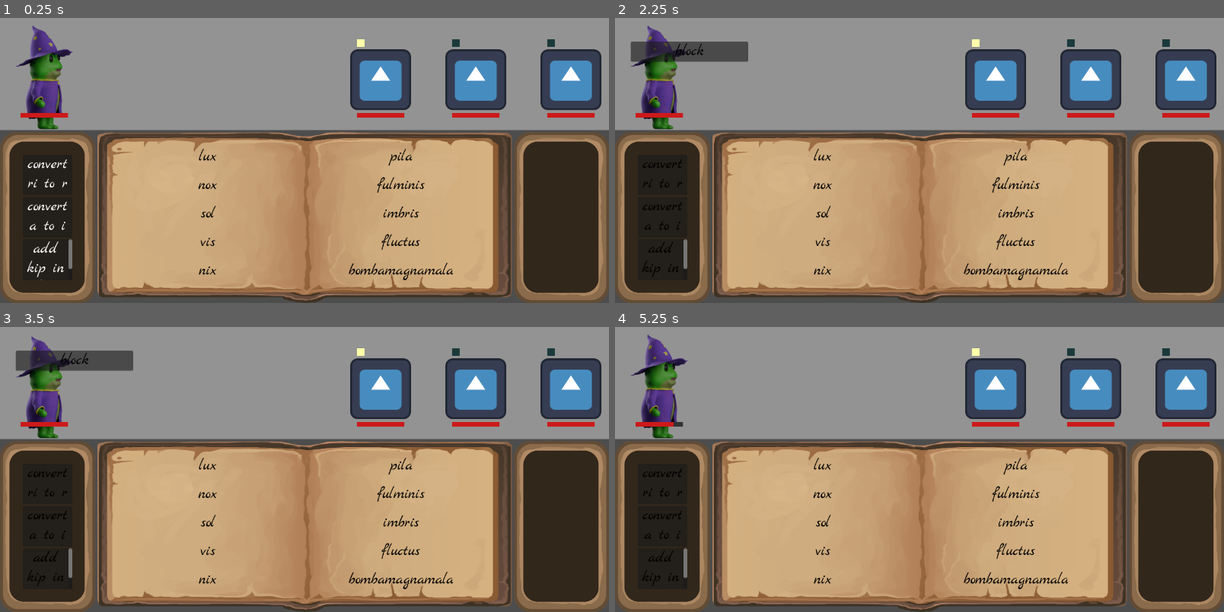
Above: before the commit, frames 1-4 (two rows, left to right).
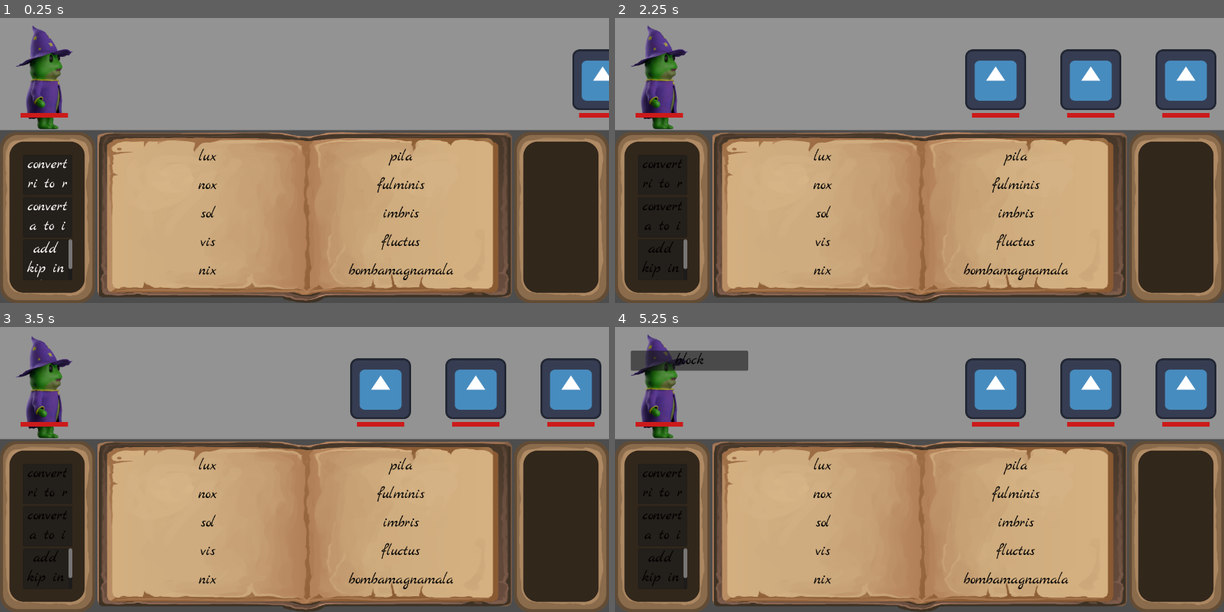
Above: after the commit, the same moments.

Repository: Jelleas/brackeys_2026
Game: Godot game, scene res://main.tscn
The game is run twice, just before and just after one commit, with the same random seed, the same clock (stepped at 60 frames per second) and the same inputs. The engine's default icon, where the game draws it, is replaced by a stand-in: a white triangle on a blue panel in a dark square.
Inputs:
- Up to frame 1 (0.25 s): no input
- Up to frame 2 (2.25 s): tap Enter at 0.5 s; tap Z at 0.6, 1.35, 2.1 s; tap Space at 0.77, 1.52 s; hold A 1.28-2.03 s
- Up to frame 3 (3.5 s): tap Z at 2.85 s; tap Space at 3.02 s
- Up to frame 4 (5.25 s): hold A from 3.53 s (still down); tap Z at 3.6, 4.35, 5.1 s; tap Space at 3.77, 4.52 s

The runs differ from the first frame. In frame 1, 6.6% of the frame differs, in the area x 57-100%, y 7-35%; in frame 2, 1.4%; in frame 3, 1.4%; in frame 4, 1.4%.

Commit message:
updated wave manager + spawner

Diff:
--- a/combat/wave_manager.gd
+++ b/combat/wave_manager.gd
@@ -4,7 +4,6 @@
 
 @export var spawner: MonsterSpawner
 @export var monsters_per_wave: int = 5
-@export var wave_delay: float = 3.0
 
 var current_wave: int = 0
 var monsters_remaining: int = 0
@@ -15,17 +14,39 @@
 
 func start_next_wave() -> void:
 	current_wave += 1
-	var configs: Array[MonsterConfigs.MonsterType] = _build_wave()
-	monsters_remaining = configs.size()
-	spawner.spawn(configs)
+	var monsters: Array[MonsterConfigs.MonsterType] = _build_wave()
+	monsters_remaining = monsters.size()
+	spawner.spawn(monsters)
 
 func _build_wave() -> Array[MonsterConfigs.MonsterType]:
-	var all_monsters = MonsterConfigs.get_monsters()
-	var configs: Array[MonsterConfigs.MonsterType] = []
+	var monsters: Array[MonsterConfigs.MonsterType] = []
 	for i in range(monsters_per_wave):
-		var random_index = randi_range(0, all_monsters.size() - 1)
-		configs.append(all_monsters[random_index].new())
-	return configs
+		var monster = MonsterConfigs.get_monsters()[0].new()
+		_apply_modifiers(monster)
+		monsters.append(monster)
+
+	return monsters
+
+func _apply_modifiers(monster: MonsterConfigs.MonsterType) -> MonsterConfigs.MonsterType:
+	var wave_modifier: float = 1.0 + current_wave * 0.1
+	monster.health = int(monster.health * wave_modifier)
+	monster.experience = int(monster.experience * wave_modifier)
+
+	var tier: int = current_wave / 5
+	var max_resistances: int = clampi(ceili(tier / 2.0), 0, 5)
+	var chance: float = minf(tier * 0.15, 1.0)
+	var resistances: Array[SpellConfigs.Prefix] = []
+	var all_prefixes = SpellConfigs.get_prefixes()
+	var available = all_prefixes.duplicate()
+
+	for i in range(max_resistances):
+		if randf() < chance and available.size() > 0:
+			var idx = randi_range(0, available.size() - 1)
+			monster.resistances.append(available[idx])
+			available.remove_at(idx)
+
+	return monster
+
 
 func _on_monster_killed(_monster: Monster) -> void:
 	monsters_remaining -= 1
@@ -33,5 +54,4 @@
 		_on_wave_complete()
 
 func _on_wave_complete() -> void:
-	await get_tree().create_timer(wave_delay).timeout
 	start_next_wave()
--- a/monster/monster_config.gd
+++ b/monster/monster_config.gd
@@ -1,13 +1,13 @@
 class_name MonsterConfigs
 
 static func get_monster(monster_name: String) -> MonsterType:
-	var monster_class = [Test, Test2].filter(
+	var monster_class = [Test].filter(
 		func(c): return c.monster_name == monster_name
 	)[0]
 	return monster_class.new()
 
 static func get_monsters() -> Array:
-	return [Test, Test2]
+	return [Test]
 
 class MonsterType:
 	var name: String
@@ -21,23 +21,12 @@
 		assert(false)
 
 class Test extends MonsterType:
-	static var monster_name: String = "test"
+	static var monster_name: String = "test2"
 
 	func _init():
 		name = "test"
-		health = 100
-		damage = 10
-		resistances = [SpellConfigs.get_prefix("lux")]
-		experience = 10
-		attack_interval = 2.0
-
-class Test2 extends MonsterType:
-	static var monster_name: String = "test2"
-
-	func _init():
-		name = "test2"
 		health = 50
-		damage = 20
-		resistances = [SpellConfigs.get_prefix("nox")]
-		experience = 5
-		attack_interval = 2.0
+		damage = 5
+		resistances = []
+		experience = 1
+		attack_interval = 5.0
--- a/monster/monster_spawner.gd
+++ b/monster/monster_spawner.gd
@@ -24,8 +24,11 @@
 		var monster = monster_scene.instantiate()
 		monster.init(config)
 		var index = visible_monsters.size()
-		monster.position = slot_start_position + Vector2(index * slot_spacing, 0)
+		var target_pos = slot_start_position + Vector2(index * slot_spacing, 0)
+		monster.position = slot_start_position + Vector2(max_visible * slot_spacing, 0)  # start at slot 4
 		add_child(monster)
+		var tween = monster.create_tween()
+		tween.tween_property(monster, "position", target_pos, 0.6)
 		visible_monsters.append(monster)
 	_update_front_attacker()
 	_disable_monster_hit_box()
